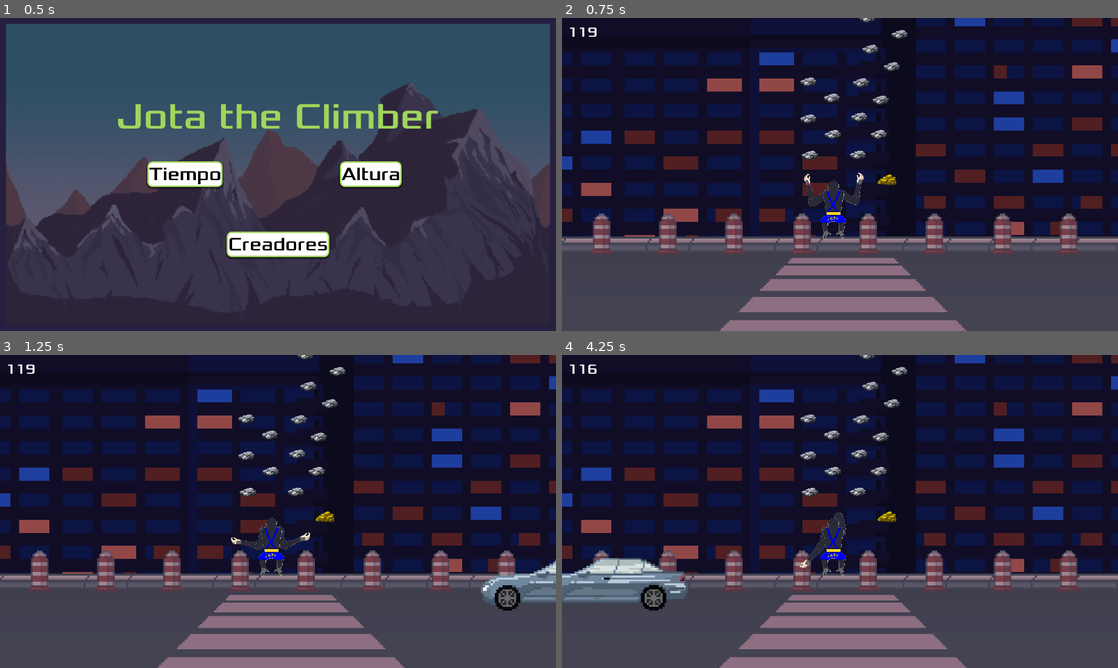
Above: before the commit, frames 1-4 (two rows, left to right).
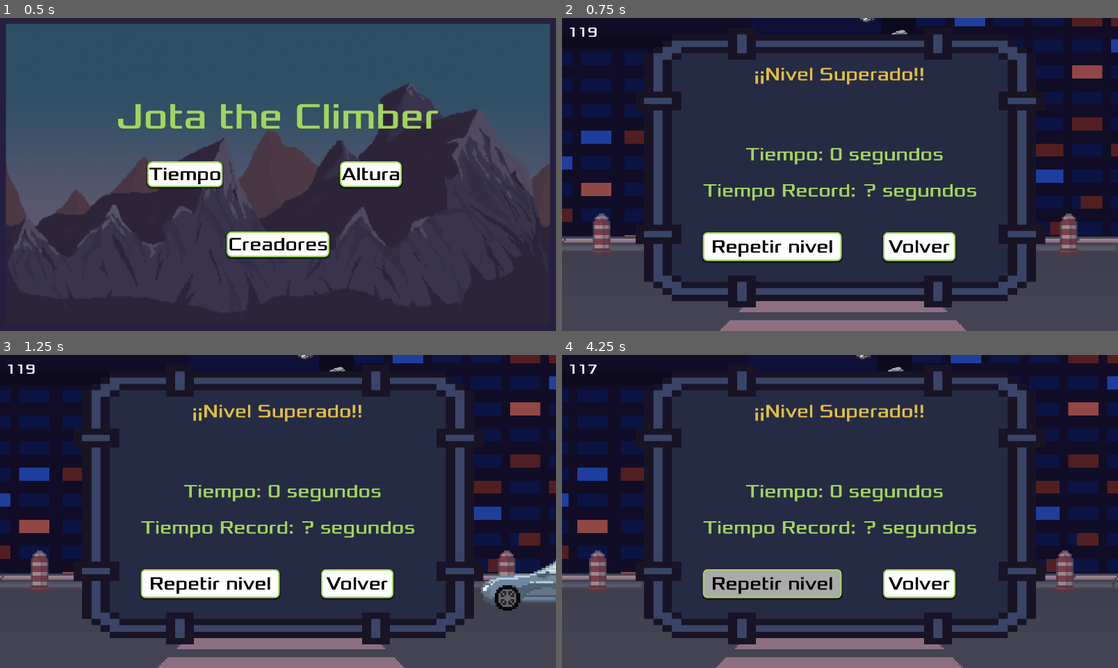
Above: after the commit, the same moments.

Repository: Igg2000/Juego_Escalada
Game: Godot game, scene res://scenes/menu.tscn
Same seed, same stepped clock (60 frames per second), same inputs: the game is played once before the commit and once after it. The engine's default icon, where the game draws it, is replaced by a stand-in: a white triangle on a blue panel in a dark square. A sky picture missing from this copy of the repository is replaced by a grey-blue gradient.
Inputs (mouse positions are in pixels of both pictures, inside the frame that each line leads up to):
- Up to frame 1 (0.5 s): no input
- Up to frame 2 (0.75 s): click "Tiempo" at 0.5 s
- Up to frame 3 (1.25 s): no input
- Up to frame 4 (4.25 s): click (773, 583) at 1.25 s, where only the run after the commit has a clickable "Repetir nivel"; hold Space (agarre_derecho) 2.03-2.78 s; hold I 2.03-2.78 s; tap R (super_jump) at 2.27, 3.02 s; hold S 2.78-3.53 s; tap K at 2.85 s; hold Space (agarre_derecho) from 3.53 s (still down); hold J from 3.53 s (still down)

Frame 1 is identical in both runs. In frame 2, 53% of the frame differs, in the area x 13-87%, y 5-93%; in frame 3, 53%; in frame 4, 57%, in the area x 0-100%, y 0-100%.

Commit message:
V 0.2.5.1
He hecho el recuadro de la pantalla de victoria un poco mas pequeño

Diff:
--- a/scenes/mapa1.tscn
+++ b/scenes/mapa1.tscn
@@ -3744,20 +3744,19 @@
 text = "00"
 
 [node name="PantallaVictoria" type="CanvasLayer" parent="."]
-visible = false
 
 [node name="TextureRect" type="TextureRect" parent="PantallaVictoria"]
 texture_filter = 1
 anchors_preset = 15
 anchor_right = 1.0
 anchor_bottom = 1.0
-offset_left = 105.0
-offset_top = -25.0
-offset_right = 105.0
-offset_bottom = -25.0
+offset_left = 255.0
+offset_top = 6.0
+offset_right = 255.0
+offset_bottom = 6.0
 grow_horizontal = 2
 grow_vertical = 2
-scale = Vector2(0.88, 1)
+scale = Vector2(0.738372, 0.933412)
 size_flags_horizontal = 3
 texture = SubResource("AtlasTexture_7wurd")
 
